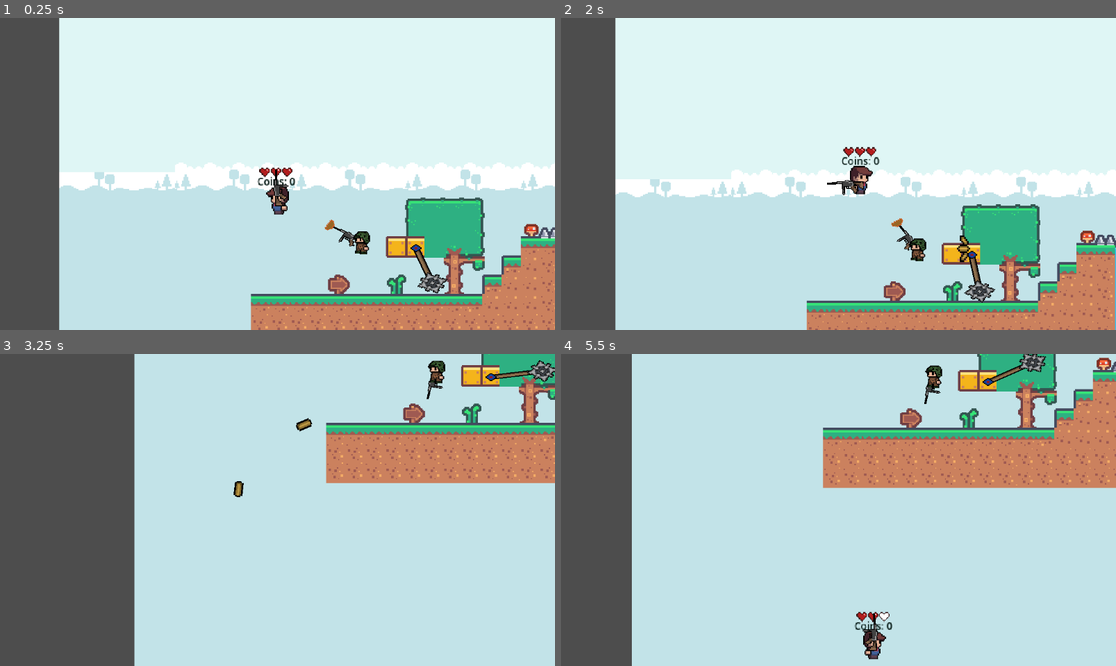
Above: before the commit, frames 1-4 (two rows, left to right).
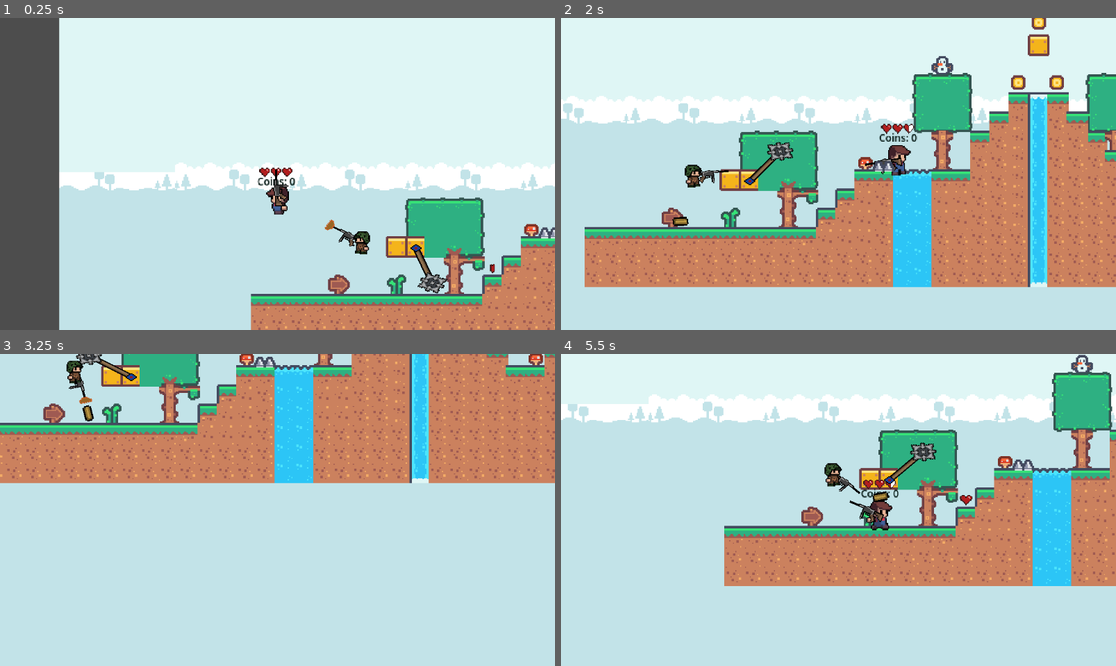
Above: after the commit, the same moments.

Repository: Mark-0909/Echo-Soul-Saver
Game: Godot game, scene res://main.tscn
Two runs of this game, one before a commit and one after it. Both use one fixed random seed, a clock stepped at 60 frames per second and the inputs below.
Inputs (mouse positions are in pixels of both pictures, inside the frame that each line leads up to):
- Up to frame 1 (0.25 s): no input
- Up to frame 2 (2 s): move the mouse to (960, 158) at 0.52 s; hold Right (right) from 0.53 s (still down); click (960, 158) at 0.6 s; tap Space (jump) at 0.77, 1.52 s; move the mouse to (727, 189) at 1.27 s; click (727, 189) at 1.35 s
- Up to frame 3 (3.25 s): move the mouse to (333, 441) at 2.02 s; release Right (right) at 2.03 s; hold A (left) 2.03-2.78 s; click (333, 441) at 2.1 s; move the mouse to (249, 572) at 2.77 s; hold Right (right) from 2.78 s (still down); click (249, 572) at 2.85 s; tap Space (jump) at 3.02 s
- Up to frame 4 (5.5 s): move the mouse to (1005, 556) at 3.52 s; click (1005, 556) at 3.6 s; tap Space (jump) at 3.77, 4.52 s; move the mouse to (672, 463) at 4.27 s; release Right (right) at 4.28 s; hold A (left) 4.28-5.03 s; click (672, 463) at 4.35 s; move the mouse to (866, 510) at 5.02 s; hold Right (right) from 5.03 s (still down); click (866, 510) at 5.1 s

The runs differ from the first frame. In frame 1, less than 0.1% of the frame differs, in the area x 88-90%, y 78-82%; in frame 2, 69%, in the area x 0-100%, y 0-100%; in frame 3, 48%; in frame 4, 59%.

Commit message:
player plus heath added

Diff:
--- a/gunenemy.gd
+++ b/gunenemy.gd
@@ -32,7 +32,7 @@
 		$AnimatedSprite2D.position.x = initial_position
 		enemysprite.flip_h = false
 	else:
-		scale.y = 1  # Normal
+		scale.y = 1
 		$AnimatedSprite2D.position.x = -initial_position
 		enemysprite.flip_h = true
 
--- a/main.tscn
+++ b/main.tscn
@@ -12,6 +12,7 @@
 [ext_resource type="PackedScene" uid="uid://d0a5qb2ue5u0h" path="res://spikes.tscn" id="7_hh8me"]
 [ext_resource type="PackedScene" uid="uid://ccybxu1vb5js" path="res://wreckingball.tscn" id="8_4fj6q"]
 [ext_resource type="PackedScene" uid="uid://bytl78fqyhgqo" path="res://enemy.tscn" id="10_hy5xp"]
+[ext_resource type="PackedScene" uid="uid://dlmuympuxml47" path="res://plus_life.tscn" id="13_n5wuo"]
 
 [sub_resource type="TileSetAtlasSource" id="TileSetAtlasSource_lb0c0"]
 texture = ExtResource("1_kllqw")
@@ -429,4 +430,9 @@
 [node name="Enemy" parent="Enemy" instance=ExtResource("10_hy5xp")]
 position = Vector2(-326, 10)
 
+[node name="PlusHeart" type="Node" parent="."]
+
+[node name="PlusLife" parent="PlusHeart" instance=ExtResource("13_n5wuo")]
+position = Vector2(-216, 32)
+
 [connection signal="timeout" from="gameManager/Timer" to="gameManager" method="_on_timer_timeout"]
--- a/player.gd
+++ b/player.gd
@@ -39,20 +39,31 @@
 
 	move_and_slide()
 
+func PlusHealth() -> void:
+	if player_life >= 6:
+		return
+	if player_life == 5:
+		player_life += 1
+	else:
+		player_life += 2
+	PlayerState()
 
 func MinusHealth() -> void:
 	player_life -= 1
+	PlayerState()
 
+func PlayerState() -> void:
+	print(player_life)
 	if player_life > 0:
 		match player_life:
-			6: $PlayerLife/AnimatedSprite2D.play("6life")
+			6: $PlayerLife/AnimatedSprite2D.play("default")
 			5: $PlayerLife/AnimatedSprite2D.play("5life")
 			4: $PlayerLife/AnimatedSprite2D.play("4life")
 			3: $PlayerLife/AnimatedSprite2D.play("3life")
 			2: $PlayerLife/AnimatedSprite2D.play("2life")
 			1: $PlayerLife/AnimatedSprite2D.play("1life")
 	else:
-		timer.wait_time = 0.01  # Set the timer to 0.2 seconds
-		timer.start()  # Start the timer with the new duration
+		timer.wait_time = 0.01
+		timer.start()
 		if game_manager.has_method("on_player_death"):
 			game_manager.on_player_death()
--- a/player_life.tscn
+++ b/player_life.tscn
@@ -1,12 +1,12 @@
 [gd_scene load_steps=9 format=3 uid="uid://x6aw3slu6aot"]
 
 [ext_resource type="Script" path="res://player_life.gd" id="1_g33oi"]
-[ext_resource type="Texture2D" uid="uid://d2g52by0wb4yn" path="res://1life.png" id="2_rwaa6"]
-[ext_resource type="Texture2D" uid="uid://b5byxs73y6sk5" path="res://2life.png" id="3_8yfwq"]
-[ext_resource type="Texture2D" uid="uid://10j3gpv35oet" path="res://3life.png" id="4_x5smn"]
-[ext_resource type="Texture2D" uid="uid://cv0dnnn1vks1p" path="res://4life.png" id="5_iymen"]
-[ext_resource type="Texture2D" uid="uid://d4f1k4kjuw6sc" path="res://5life.png" id="6_6blci"]
-[ext_resource type="Texture2D" uid="uid://cs0y64lwncxv3" path="res://6life.png" id="7_eeavp"]
+[ext_resource type="Texture2D" uid="uid://d2g52by0wb4yn" path="res://assets/1life.png" id="2_rwaa6"]
+[ext_resource type="Texture2D" uid="uid://b5byxs73y6sk5" path="res://assets/2life.png" id="3_8yfwq"]
+[ext_resource type="Texture2D" uid="uid://10j3gpv35oet" path="res://assets/3life.png" id="4_x5smn"]
+[ext_resource type="Texture2D" uid="uid://cv0dnnn1vks1p" path="res://assets/4life.png" id="5_iymen"]
+[ext_resource type="Texture2D" uid="uid://d4f1k4kjuw6sc" path="res://assets/5life.png" id="6_6blci"]
+[ext_resource type="Texture2D" uid="uid://cs0y64lwncxv3" path="res://assets/6life.png" id="7_eeavp"]
 
 [sub_resource type="SpriteFrames" id="SpriteFrames_nc0xe"]
 animations = [{
@@ -64,5 +64,4 @@
 
 [node name="AnimatedSprite2D" type="AnimatedSprite2D" parent="."]
 sprite_frames = SubResource("SpriteFrames_nc0xe")
-animation = &"1life"
 autoplay = "default"
--- /dev/null
+++ b/plus_life.gd
@@ -0,0 +1,8 @@
+extends Area2D
+
+
+func _on_body_entered(body: Node2D) -> void:
+	if body.is_in_group("Player"):
+		if body.has_method("PlusHealth"):
+			body.PlusHealth()
+			queue_free()
--- /dev/null
+++ b/plus_life.tscn
@@ -0,0 +1,46 @@
+[gd_scene load_steps=7 format=3 uid="uid://dlmuympuxml47"]
+
+[ext_resource type="Script" path="res://plus_life.gd" id="1_kup86"]
+[ext_resource type="Texture2D" uid="uid://cn37j3nlm1v2t" path="res://assets/plus1.png" id="2_xnwbp"]
+[ext_resource type="Texture2D" uid="uid://cwygg0yqh2u48" path="res://assets/plus2.png" id="3_5f1fb"]
+[ext_resource type="Texture2D" uid="uid://di5yjrlwnjda6" path="res://assets/plus3.png" id="4_i20f7"]
+
+[sub_resource type="SpriteFrames" id="SpriteFrames_tylqm"]
+animations = [{
+"frames": [{
+"duration": 0.25,
+"texture": ExtResource("2_xnwbp")
+}, {
+"duration": 0.25,
+"texture": ExtResource("3_5f1fb")
+}, {
+"duration": 0.25,
+"texture": ExtResource("4_i20f7")
+}, {
+"duration": 0.25,
+"texture": ExtResource("3_5f1fb")
+}, {
+"duration": 0.25,
+"texture": ExtResource("2_xnwbp")
+}],
+"loop": true,
+"name": &"default",
+"speed": 5.0
+}]
+
+[sub_resource type="CircleShape2D" id="CircleShape2D_lbx76"]
+
+[node name="PlusLife" type="Area2D"]
+scale = Vector2(0.498863, 0.475628)
+script = ExtResource("1_kup86")
+
+[node name="AnimatedSprite2D" type="AnimatedSprite2D" parent="."]
+sprite_frames = SubResource("SpriteFrames_tylqm")
+autoplay = "default"
+frame_progress = 0.0773431
+
+[node name="CollisionShape2D" type="CollisionShape2D" parent="."]
+position = Vector2(-1, -1)
+shape = SubResource("CircleShape2D_lbx76")
+
+[connection signal="body_entered" from="." to="." method="_on_body_entered"]
--- a/spikes.gd
+++ b/spikes.gd
@@ -5,6 +5,6 @@
 
 func _on_body_entered(body: Node2D) -> void:
 	if body.is_in_group("Player"):
-		print("You died!")
-		timer.start()
-		game_manager._on_timer_timeout()
+		if body.has_method("MinusHealth"):
+			body.MinusHealth()
+			await get_tree().create_timer(0.5).timeout
--- a/wreckingball.gd
+++ b/wreckingball.gd
@@ -5,6 +5,6 @@
 
 func _on_body_entered(body: Node2D) -> void:
 	if body.is_in_group("Player"):
-		print("You died!")
-		timer.start()
-		game_manager._on_timer_timeout()
+		if body.has_method("MinusHealth"):
+			body.MinusHealth()
+			await get_tree().create_timer(0.5).timeout
Renamed: 1life.png -> assets/1life.png
Not shown, added: assets/1life.png.import
Renamed: 2life.png -> assets/2life.png
Not shown, changed: assets/2life.png.import
Renamed: 3life.png -> assets/3life.png
Not shown, added: assets/3life.png.import
Renamed: 4life.png -> assets/4life.png
Not shown, changed: assets/4life.png.import
Renamed: 5life.png -> assets/5life.png
Not shown, changed: assets/5life.png.import
Renamed: 6life.png -> assets/6life.png
Not shown, changed: assets/6life.png.import
(and 7 more such lines)
